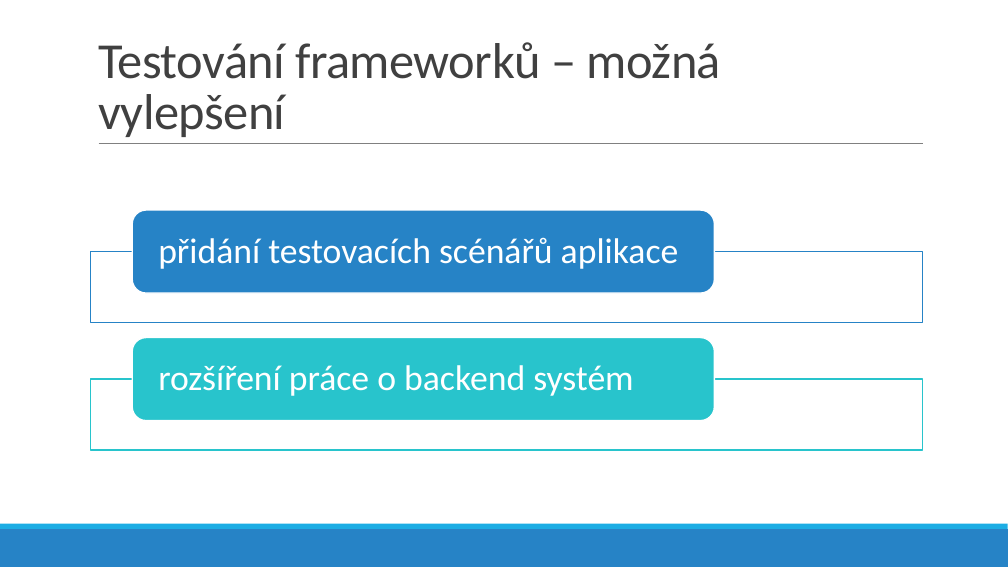
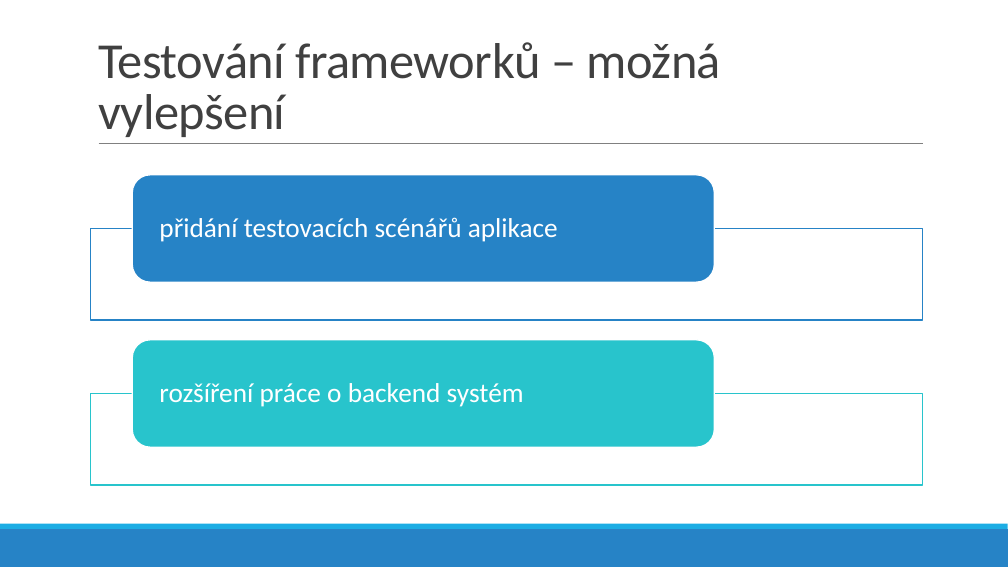
Before and after one commit to lukyncze/bachelor-thesis, a slide deck: slide 17 of presentation/prezentace-sukenik.pptx. Drawn at 1008x567 pixels with LibreOffice and Linux fonts; fonts in the diff are those of the drawing. Boxes give left, top, right and bottom in pixels: in the first picture for what was removed or moved away, otherwise in the second. Text is boxed around its words. In the diff, an @@ line names an element or a change of style, - is before the commit and + after.

```diff
--- a/presentation/prezentace-sukenik.pptx
+++ b/presentation/prezentace-sukenik.pptx
@@ rounded rectangle resized from (x1=132, y1=210, x2=715, y2=293) to (x1=132, y1=175, x2=715, y2=282) @@
@@ text "přidání testovacích scénářů aplikace" at (x1=159, y1=217, x2=558, y2=242): size 34 to 26 pt; less space between paragraphs @@
@@ text "přidání testovacích scénářů aplikace" moved from (x1=158, y1=237, x2=679, y2=269) to (x1=159, y1=217, x2=558, y2=242) @@
@@ rectangle resized from (x1=91, y1=252, x2=923, y2=323) to (x1=91, y1=228, x2=923, y2=320) @@
@@ rounded rectangle resized from (x1=132, y1=338, x2=715, y2=421) to (x1=132, y1=340, x2=715, y2=448) @@
@@ text "rozšíření práce o backend systém" at (x1=159, y1=383, x2=524, y2=407): size 34 to 26 pt; less space between paragraphs @@
@@ rectangle resized from (x1=91, y1=379, x2=923, y2=450) to (x1=91, y1=394, x2=923, y2=485) @@
```
Also in this commit, not shown: 11 other slides changed, 1 slide added, 8 other files.
